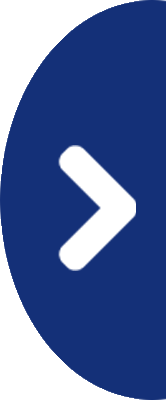
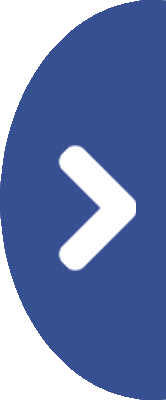
Layers edited between the first and the second (166, 400) image:
added layer "Layer 1" above "Hintergrund Kopie" over [0,0,166,400]
